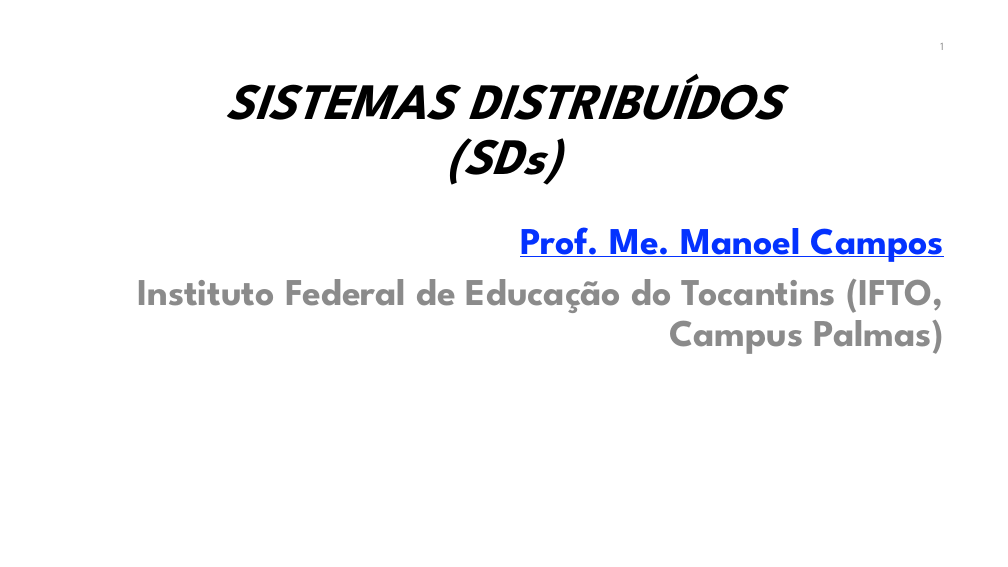
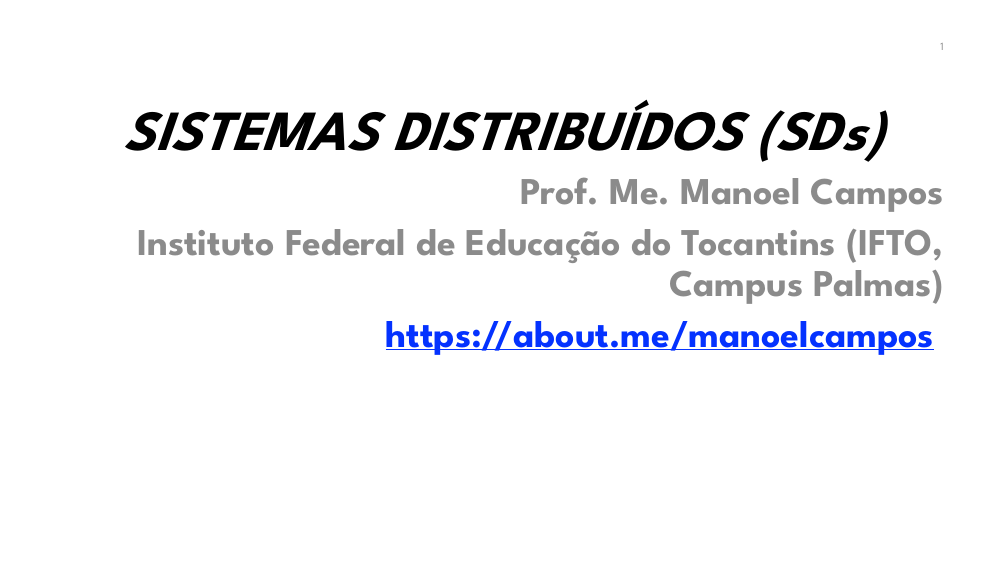
Before and after one commit to manoelcampos/sistemas-distribuidos, a slide deck: slide 1 of introducao-sd.pptx. Drawn at 1008x567 pixels with LibreOffice and Linux fonts; fonts in the diff are those of the drawing; background and template pictures are left out. Boxes give left, top, right and bottom in pixels: in the first picture for what was removed or moved away, otherwise in the second. Text is boxed around its words. In the diff, an @@ line names an element or a change of style, - is before the commit and + after.

```diff
--- a/introducao-sd.pptx
+++ b/introducao-sd.pptx
@@ title "SISTEMAS DISTRIBUÍDOS (SDs)": place and size @@
-title "SISTEMAS DISTRIBUÍDOS (SDs)" at box(226, 74, 782, 185)
+title "SISTEMAS DISTRIBUÍDOS (SDs)" at box(124, 100, 884, 162)
@@ title "SISTEMAS DISTRIBUÍDOS (SDs)" at box(124, 100, 884, 162): size 48.6 to 54 pt @@
@@ text "Prof. Me. Manoel Campos": place and size @@
-text "Prof. Me. Manoel Campos" at box(137, 227, 945, 354)
+text "Prof. Me. Manoel Campos" at box(137, 177, 945, 355)
@@ text at box(520, 177, 944, 212): text colour #0432FF to #8C8C8C, underline off in "Prof. Me. Manoel Campos" @@
@@ text at box(386, 321, 935, 355): paragraph added @@
+https://about.me/manoelcampos
```
Also in this commit, not shown: 4 other slides changed, 1 slide added, 1 other file.
